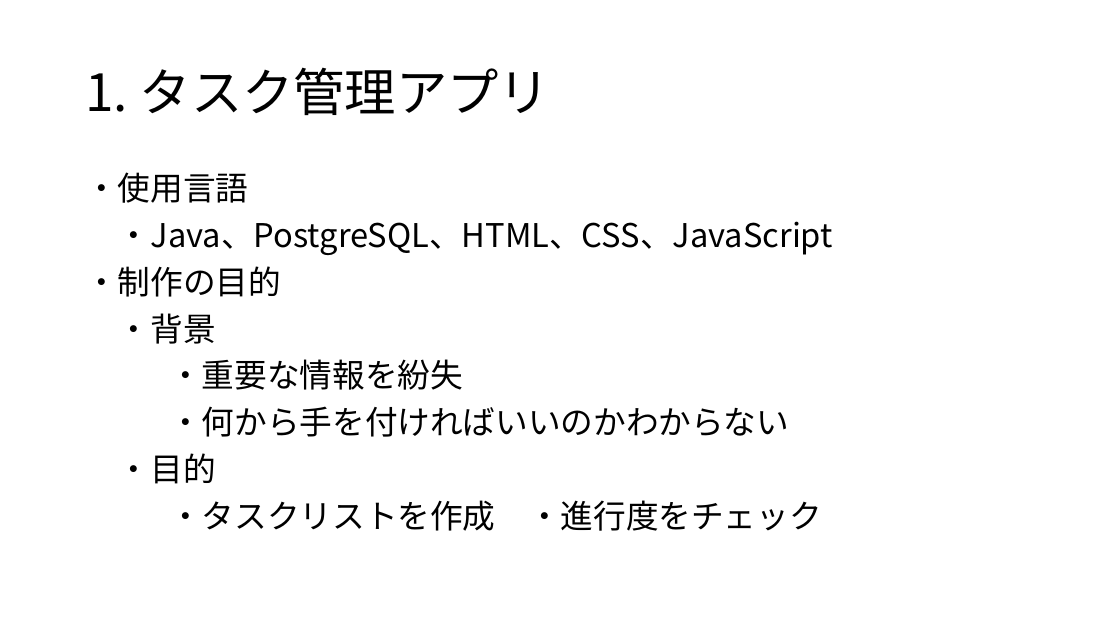
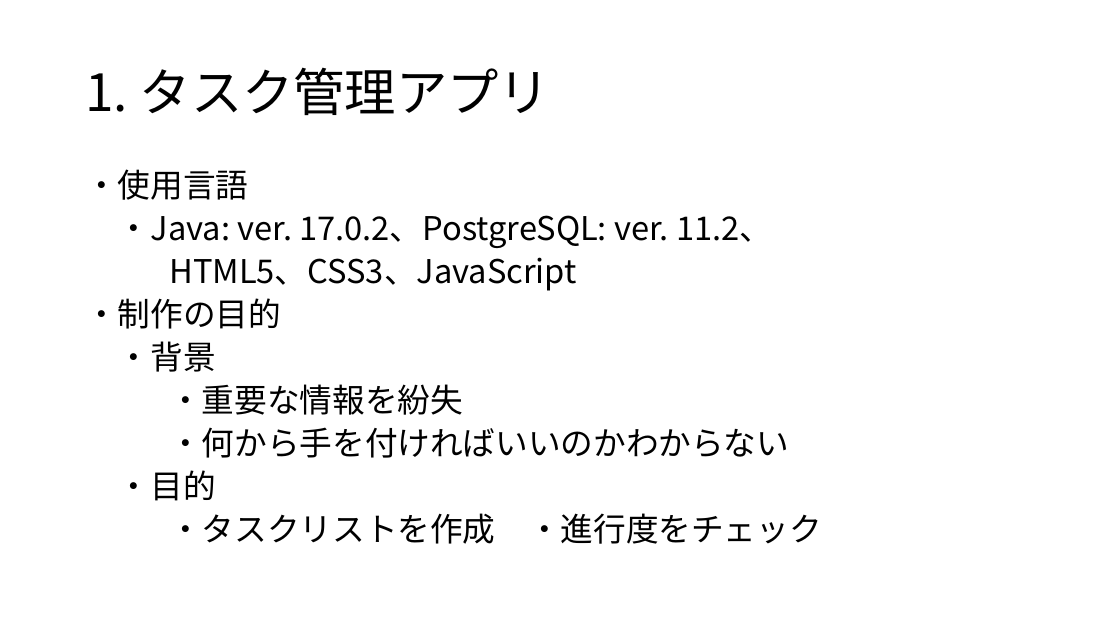
Before and after one commit to yamaguchi7d21/example, a slide deck: slide 3 of 8_最終課題/最終課題個人製作.pptx. Drawn at 1120x630 pixels with LibreOffice and Linux fonts; fonts in the diff are those of the drawing. Boxes give left, top, right and bottom in pixels: in the first picture for what was removed or moved away, otherwise in the second. Text is boxed around its words. In the diff, an @@ line names an element or a change of style, - is before the commit and + after.

```diff
--- a/8_最終課題/最終課題個人製作.pptx
+++ b/8_最終課題/最終課題個人製作.pptx
@@ text at (85, 169, 822, 544): line spacing 0.9 to 0.8 @@
@@ text at (118, 215, 772, 291): text changed @@
-・Java、PostgreSQL、HTML、CSS、JavaScript
+・Java: ver. 17.0.2、PostgreSQL: ver. 11.2、
+HTML5、CSS3、JavaScript
```
Also in this commit, not shown: 4 other slides changed, 3 slides added, 19 other files.
